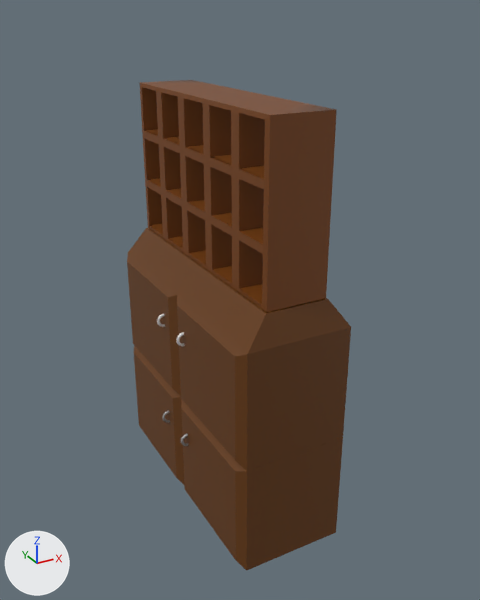
The COLLADA model models/dae/shelf/meshes/shelf.dae: old version first, new version second.
Rendered twice from a 50 mm lens placed at (-0.82, -1.592, 1.406), pointed at (0.029, -0.048, 0.634). The lights are fixed; the arrows at lower left show +X, +Y and +Z.

In view in the first picture: 'Cube', 'Piano', 'Piano.001', 'Piano.002', 'Torus.001', 'Torus.002'.
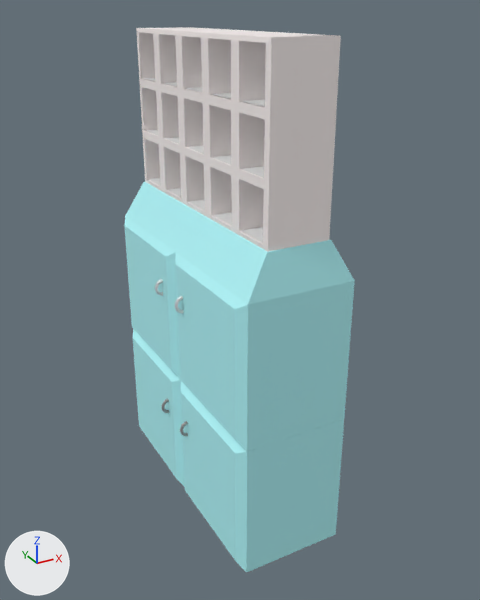
What changed in the scene script:
```text
Change mat_dark_brown:
    mat_dark_brown.base_color: (0.134, 0.0409, 0.00142) -> (0.456, 0.965, 1.0)  # brown #663905 -> cyan #b4fbff
Change mat_dark_brown_001:
    mat_dark_brown_001.base_color: (0.134, 0.0409, 0.00142) -> (0.456, 0.965, 1.0)  # brown #663905 -> cyan #b4fbff
Change mat_brown:
    mat_brown.base_color: (0.183, 0.0508, 0.00286) -> (1.0, 0.927, 0.916)  # brown #774009 -> white #fff7f5
Change me_piano_002:
    where me_piano_002.from_pydata(...)  # 4 vertices, 2 faces; spans x -1.0..1.0, y -1.0..1.0, z 0.0
    remove me_piano_002.materials.append(mat_materiale_002)  # brown #774009
Change me_piano_001:
    where me_piano_001.from_pydata(...)  # 4 vertices, 2 faces; spans x -1.0..1.0, y -1.0..1.0, z 0.0
    remove me_piano_001.materials.append(mat_materiale_001)  # brown #774009
Change me_piano:
    where me_piano.from_pydata(...)  # 4 vertices, 2 faces; spans x -1.0..1.0, y -1.0..1.0, z 0.0
    remove me_piano.materials.append(mat_materiale)  # brown #774009
Change ob_torus_002:
    ob_torus_002.location: (-0.162, -0.073, 0.565) -> (-0.162, -0.073, 0.67)
    ob_torus_002.scale: (0.0183, -0.0172, 0.0183) -> (0.0183, -0.0207, 0.0183)
Change ob_torus_001:
    ob_torus_001.location: (-0.162, -0.073, 0.231) -> (-0.162, -0.073, 0.27)
    ob_torus_001.scale: (0.0183, -0.0172, 0.0183) -> (0.0183, -0.0207, 0.0183)
Change ob_cube:
    ob_cube.location: (0.004, -0.003, 0.978) -> (0.004, -0.003, 1.128)
```

Boxes [x1, y1, x2, y2] around the edits, measured in the pictures (480 x 600 px):
'Cube', recoloured, moved (brown to white)
    before: [140, 80, 337, 312]
    after: [136, 27, 341, 252]
'Torus.002', recoloured, moved, rescaled (brown to cyan, 11% taller)
    before: [127, 228, 351, 471]
    after: [124, 182, 355, 451]
'Torus.001', recoloured, moved, rescaled (brown to cyan, 8% taller)
    before: [134, 345, 343, 571]
    after: [133, 329, 344, 573]
'Piano.002', recoloured, moved
    before: [151, 224, 262, 302]
    after: [149, 178, 263, 242]
'Piano.001', recoloured, moved
    before: [149, 178, 263, 243]
    after: [147, 130, 264, 178]
'Piano', recoloured, moved
    before: [147, 129, 264, 177]
    after: [144, 78, 265, 106]
